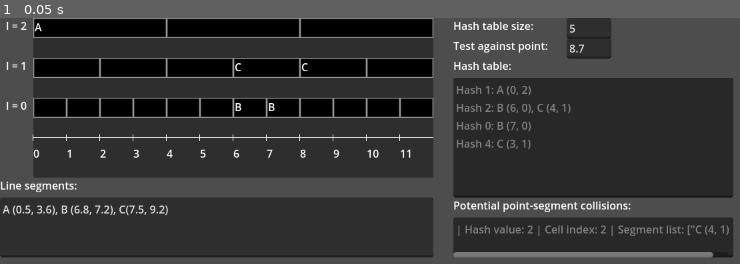
Above: before the commit, frame 1.
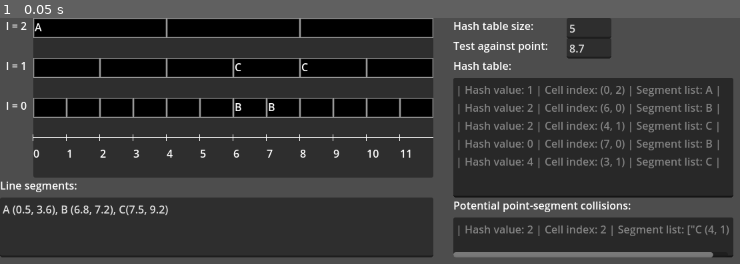
Above: after the commit, the same moment.

Repository: markorn-01/Computer_games_exercises
Game: Godot game, scene res://node_2d.tscn
Same seed, same stepped clock (60 frames per second), same inputs: the game is played once before the commit and once after it.
Inputs:
- Up to frame 1 (0.05 s): no input

The runs differ from the first frame. In frame 1, 2.5% of the frame differs, in the area x 61-98%, y 27-61%.

Commit message:
reformatted hash table

Diff:
--- a/CG_2024s_Ngo_07/HSH_student/node_2d.gd
+++ b/CG_2024s_Ngo_07/HSH_student/node_2d.gd
@@ -93,14 +93,16 @@
 func display_hash_table(hash_table):
 	var result = ""
 	for key in hash_table.keys():
-		result += "Hash %d: " % key
-		var hash = hash_table[key]
-		var count = len(hash)
-		for i in range(count):
-			result += "%s" % hash[i]
-			if i < count - 1:
-				result += ", "
-		result += "\n"
+		for entry in hash_table[key]:
+			# Extracting amin, amax, and l from the entry string
+			var regex = RegEx.new()
+			regex.compile(r"([A-Z]) \(([0-9]+), ([0-9]+)\)")
+			var match = regex.search(entry)
+			if match:
+				var letter = match.get_string(1)
+				var amin = int(match.get_string(2))
+				var amax = int(match.get_string(3))
+				result += "| Hash value: %d | Cell index: (%d, %d) | Segment list: %s |\n" % [key, amin, amax, letter]
 	$"Edit Hash Result".text = result.strip_edges()
 
 
